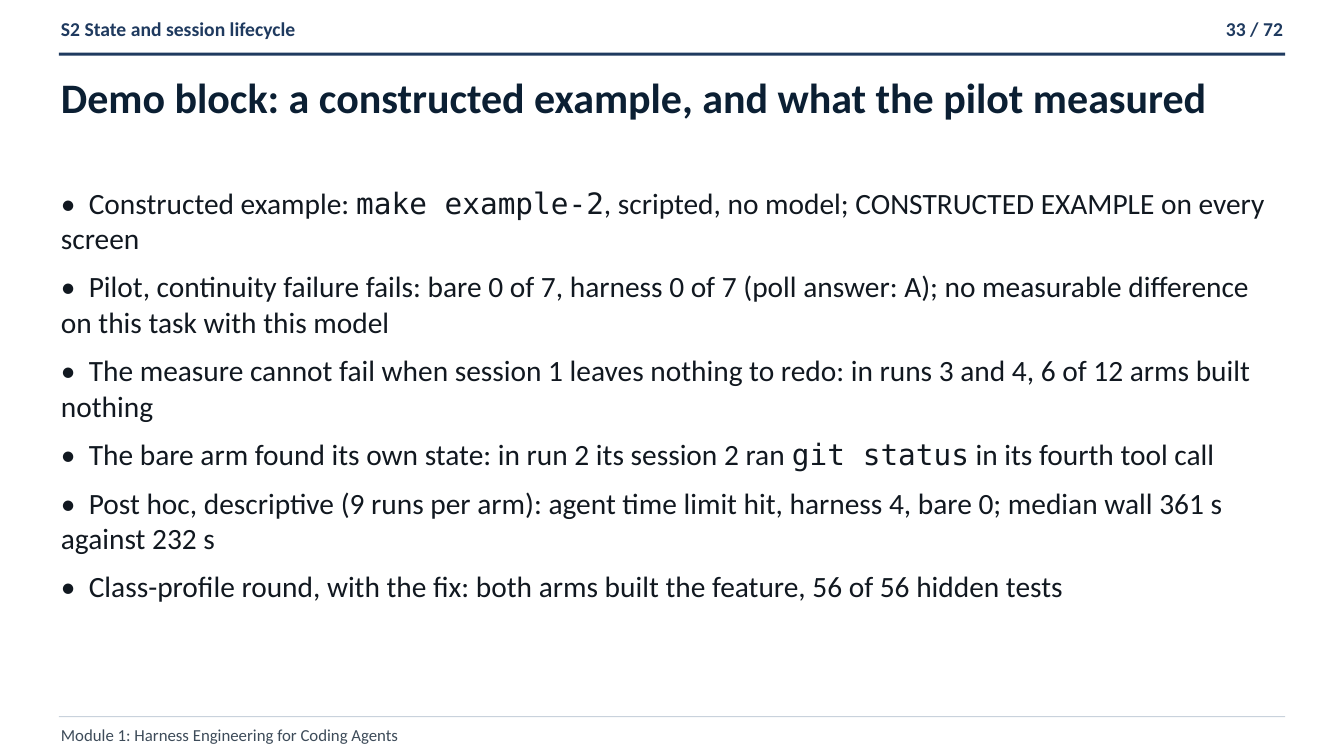
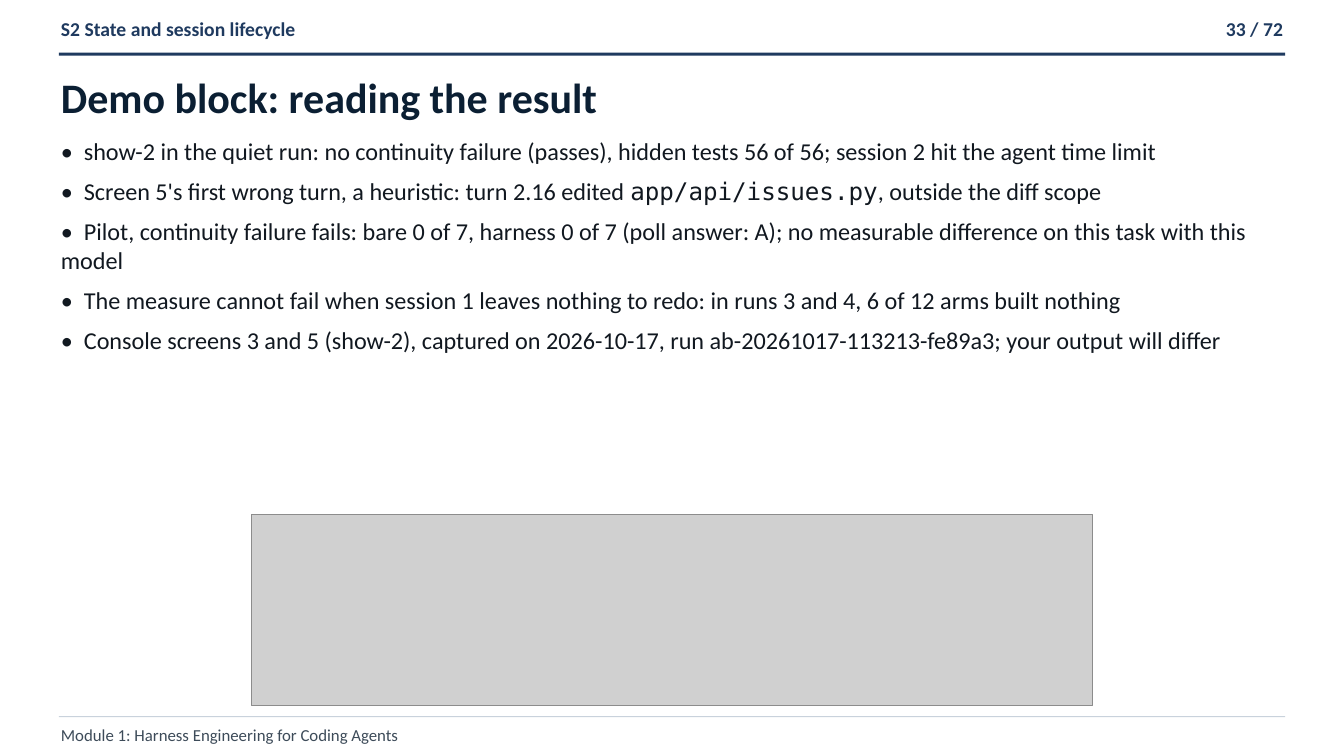
Before and after one commit to ANI-IN/shipharness-dev, a slide deck: slide 33 of slides/deck.pptx. Drawn at 1344x756 pixels with LibreOffice and Linux fonts; fonts in the diff are those of the drawing; grey boxes stand for pictures. Boxes give left, top, right and bottom in pixels: in the first picture for what was removed or moved away, otherwise in the second. Text is boxed around its words. In the diff, an @@ line names an element or a change of style, - is before the commit and + after.

```diff
--- a/slides/deck.pptx
+++ b/slides/deck.pptx
@@ text at <box>61,83,597,120</box>: text changed @@
-Demo block: a constructed example, and what the pilot measured
+Demo block: reading the result
@@ text "• show-2 in the quiet ...": place and size @@
-text "• show-2 in the quiet ..." at <box>61,191,1265,602</box>
+text "• show-2 in the quiet ..." at <box>61,142,1246,353</box>
@@ text at <box>84,142,1156,205</box>: text changed; size 21 to 17.2 pt @@
-• Constructed example: make example-2, scripted, no model; CONSTRUCTED EXAMPLE on every screen
+• show-2 in the quiet run: no continuity failure (passes), hidden tests 56 of 56; session 2 hit the agent time limit
+• Screen 5's first wrong turn, a heuristic: turn 2.16 edited app/api/issues.py, outside the diff scope
@@ text at <box>61,222,1246,313</box>: size 21 to 17.2 pt in "• Pilot, continuity failure fails: bare 0 ...", "• The measure cannot fail when session ..."; less space between paragraphs @@
@@ text at <box>84,331,1220,353</box>: text changed; size 21 to 17.2 pt @@
-• The bare arm found its own state: in run 2 its session 2 ran git status in its fourth tool call
-• Post hoc, descriptive (9 runs per arm): agent time limit hit, harness 4, bare 0; median wall 361 s against 232 s
-• Class-profile round, with the fix: both arms built the feature, 56 of 56 hidden tests
+• Console screens 3 and 5 (show-2), captured on 2026-10-17, run ab-20261017-113213-fe89a3; your output will differ
@@ picture added at <box>251,514,1093,706</box> @@
```
Also in this commit, not shown: 19 other slides changed, 10 other files.
